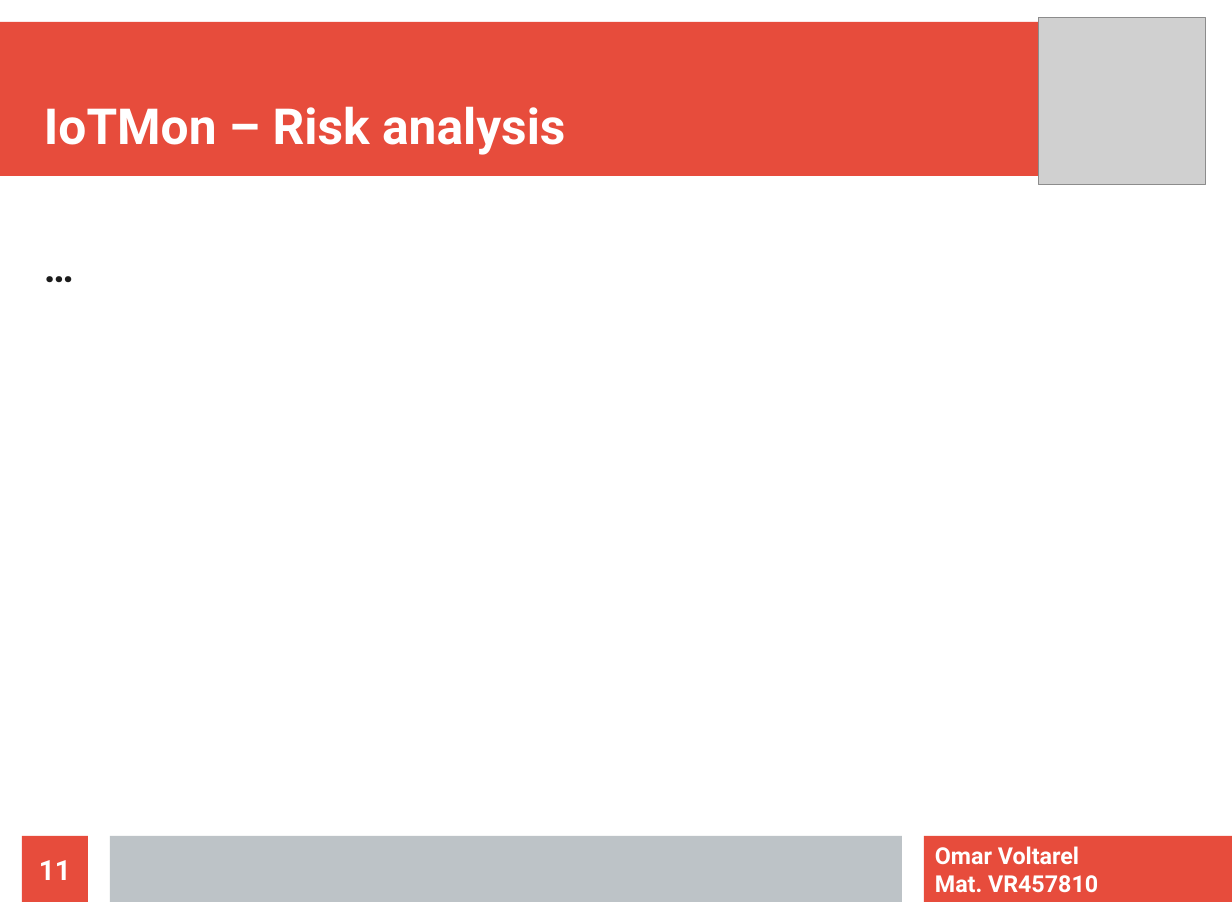
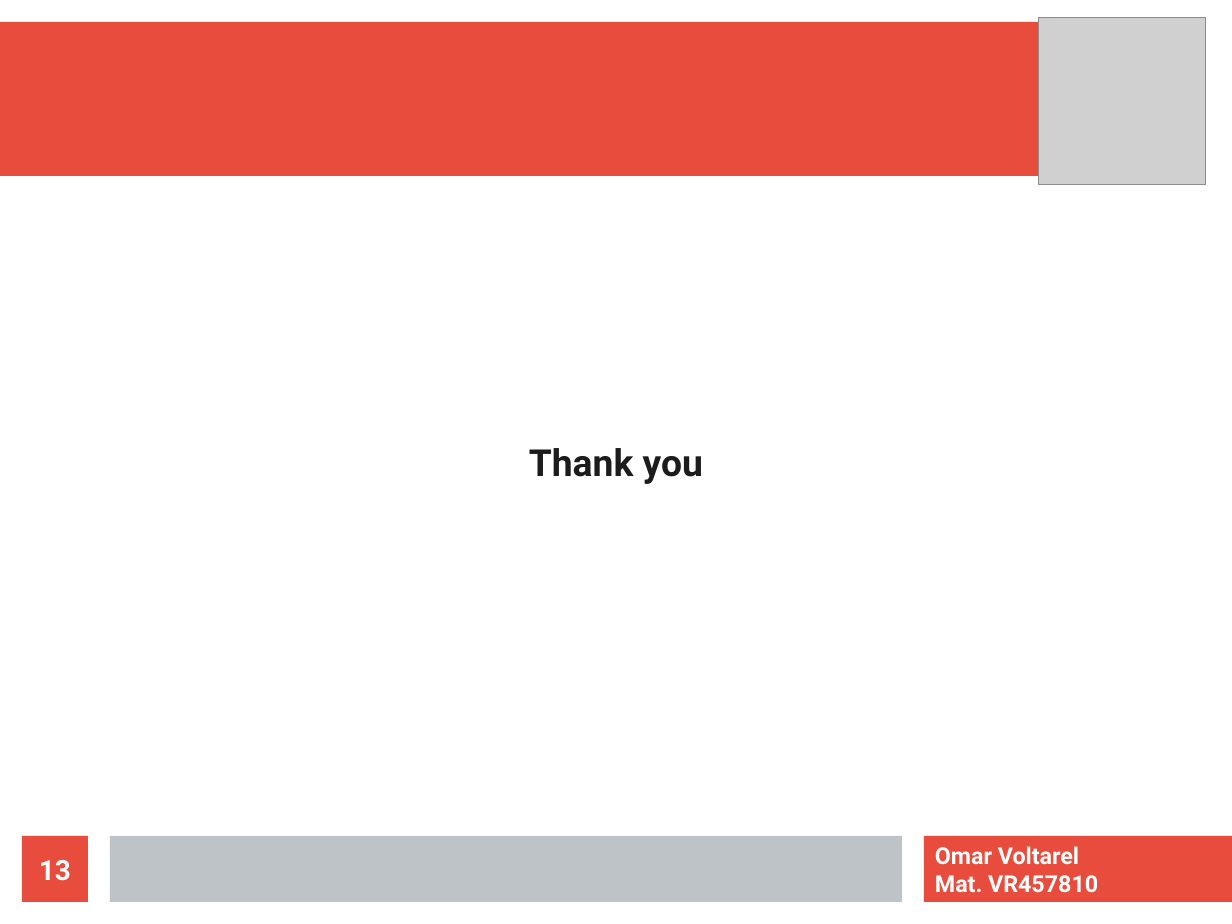
Before and after one commit to vomar18/CCS18_IoTMon_Voltarel, a slide deck: slide 13 of presentazione_IoT_pcontrol.odp (slide 11 before the commit). Drawn at 1232x924 pixels with LibreOffice and Linux fonts; fonts in the diff are those of the drawing; grey boxes stand for pictures. Boxes give left, top, right and bottom in pixels: in the first picture for what was removed or moved away, otherwise in the second. Text is boxed around its words. In the diff, an @@ line names an element or a change of style, - is before the commit and + after.

```diff
--- a/presentazione_IoT_pcontrol.odp
+++ b/presentazione_IoT_pcontrol.odp
@@ title removed at (x1=44, y1=106, x2=565, y2=155) @@
-IoTMon – Risk analysis
@@ text removed at (x1=44, y1=243, x2=1166, y2=815) @@
-…
@@ text added at (x1=529, y1=448, x2=703, y2=484), 24 pt, text #1C1C1C, bold @@
+Thank you
@@ page number at (x1=39, y1=860, x2=71, y2=881): text changed @@
-11
+13
```
Also in this commit, not shown: 4 other slides changed, 1 slide added.
